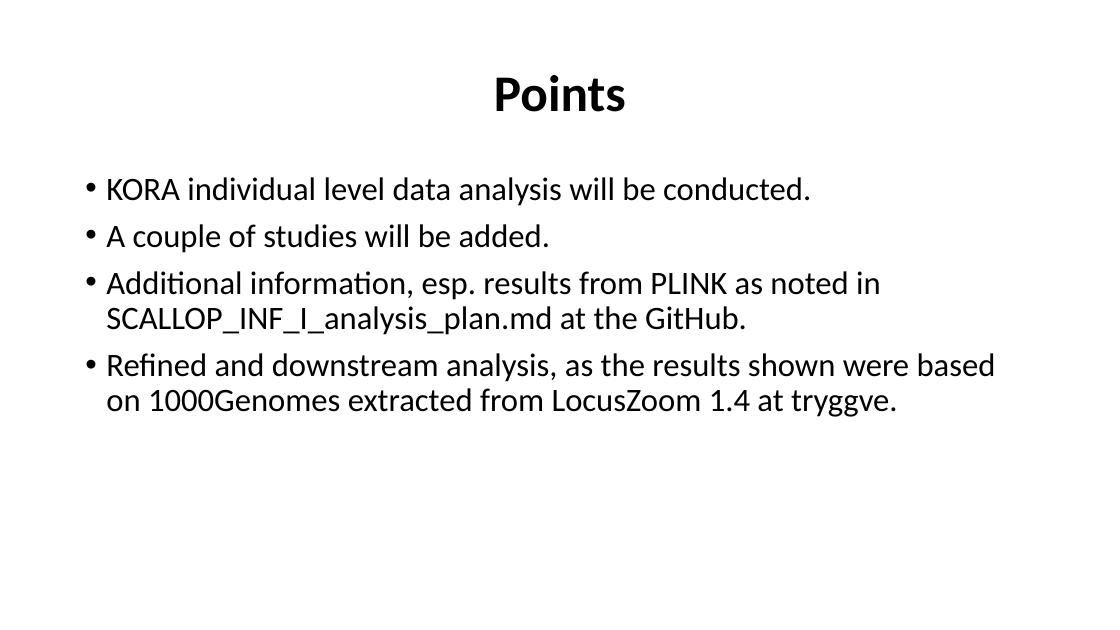
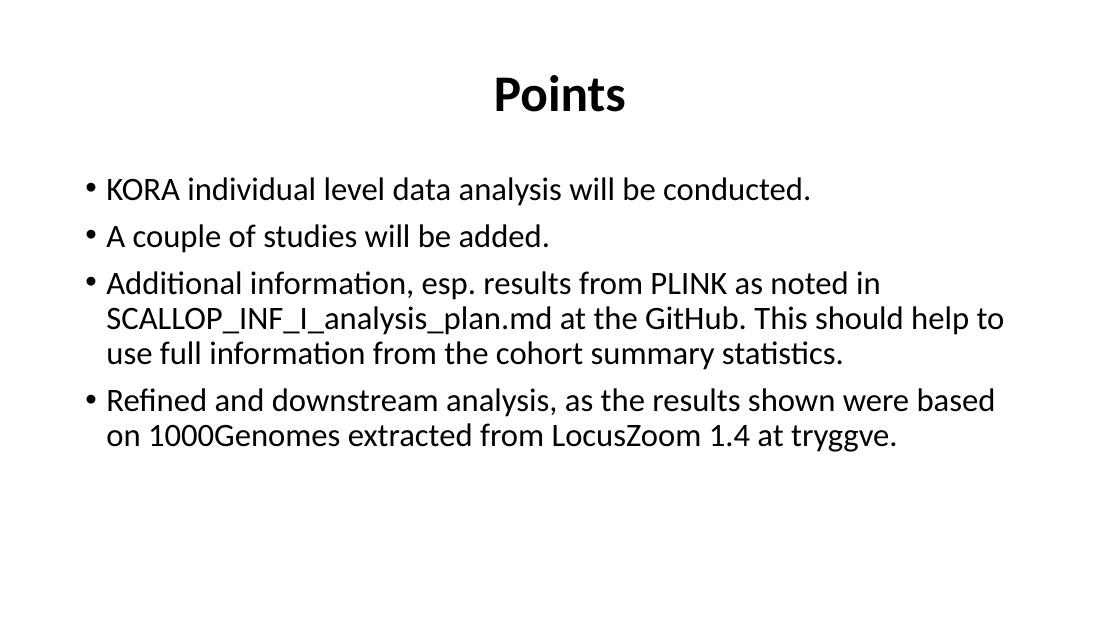
Before and after one commit to jinghuazhao/INF, a slide deck: slide 12 of doc/SCALLOP_INF1-121118.pptx. Drawn at 1120x630 pixels with LibreOffice and Linux fonts; fonts in the diff are those of the drawing. Boxes give left, top, right and bottom in pixels: in the first picture for what was removed or moved away, otherwise in the second. Text is boxed around its words. In the diff, an @@ line names an element or a change of style, - is before the commit and + after.

Commit message:
Documents and auxiliary files

```diff
--- a/doc/SCALLOP_INF1-121118.pptx
+++ b/doc/SCALLOP_INF1-121118.pptx
@@ text at box(106, 271, 1005, 370): text changed @@
-• Additional information, esp. results from PLINK as noted in SCALLOP_INF_I_analysis_plan.md at the GitHub.
+• Additional information, esp. results from PLINK as noted in SCALLOP_INF_I_analysis_plan.md at the GitHub. This should help to use full information from the cohort summary statistics.
```
